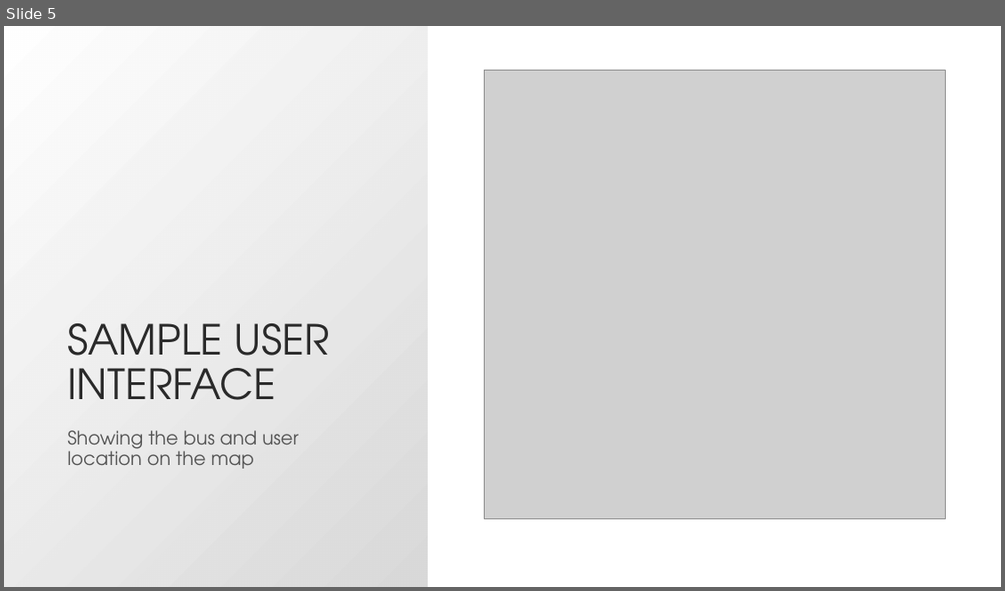
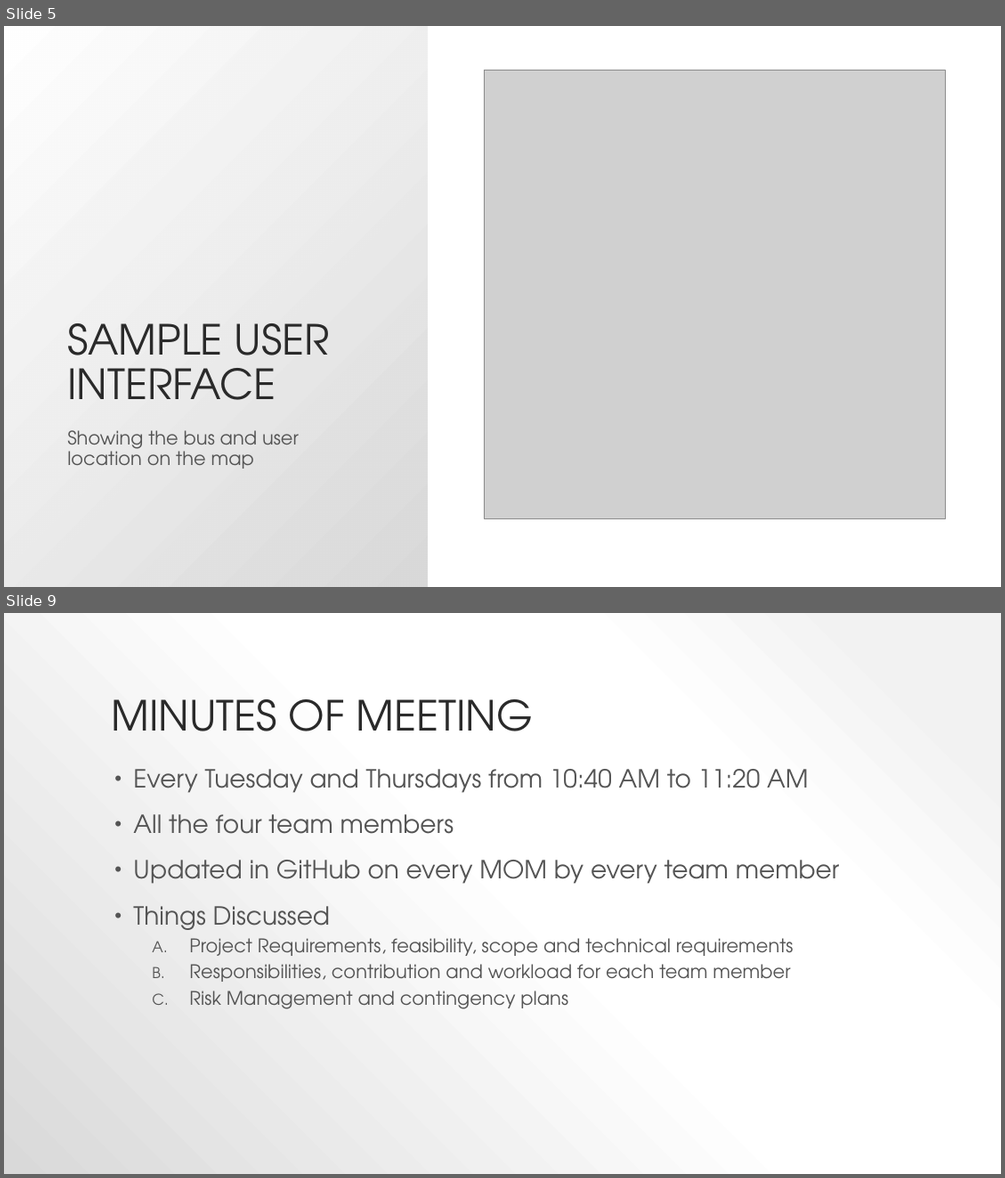
Before and after one commit to anuragchitnis/bus-tracking-system, a slide deck: docs/Presentations/project proposal.pptx. Shown one above the other, each under a label of ours: slide 5 before the commit, slides 5 and 9 after it; the slides between them are not shown. The pictures are 1005x591 and 1005x1178 pixels, drawn with LibreOffice and Linux fonts; fonts in the diff are those of the drawing; grey boxes stand for pictures. Boxes give left, top, right and bottom in pixels: in the first picture for what was removed or moved away, otherwise in the second. Text is boxed around its words. In the diff, an @@ line names an element or a change of style, - is before the commit and + after.

```diff
--- a/docs/Presentations/project proposal.pptx
+++ b/docs/Presentations/project proposal.pptx
@@ slide 9 added at bbox=[4, 613, 1001, 1174], background gradient #F2F2F2 to #FFFFFF to #D9D9D9 @@
@@ title added at bbox=[111, 699, 534, 731], 40 pt, text #2A2A2A @@
+MINUTES OF MEETING
@@ text added at bbox=[133, 769, 840, 1009], 18 pt, text #545454 @@
+• Every Tuesday and Thursdays from 10:40 AM to 11:20 AM
+• All the four team members
+• Updated in GitHub on every MOM by every team member
+• Things Discussed
+    A. Project Requirements, feasibility, scope and technical requirements
+    B. Responsibilities, contribution and workload for each team member
+    C. Risk Management and contingency plans
```
Also in this commit, not shown: 3 other slides added, 2 slides removed.
